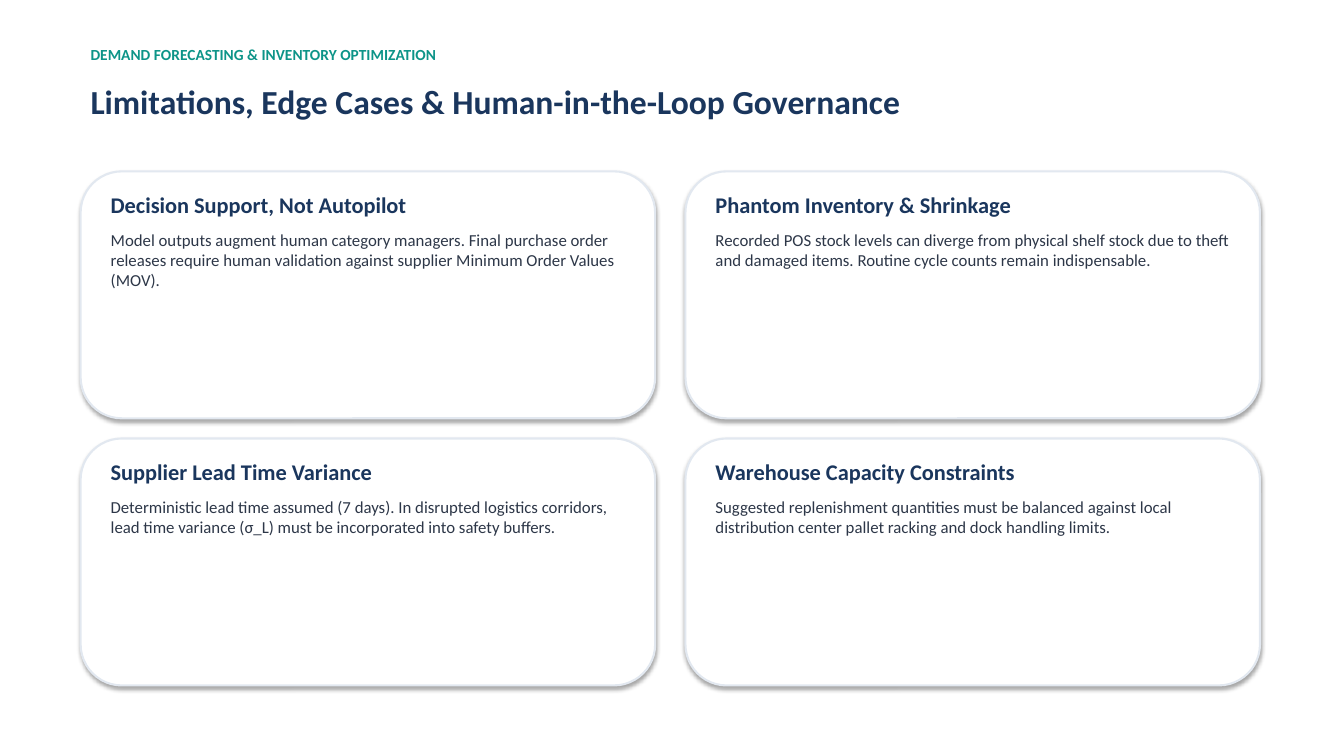
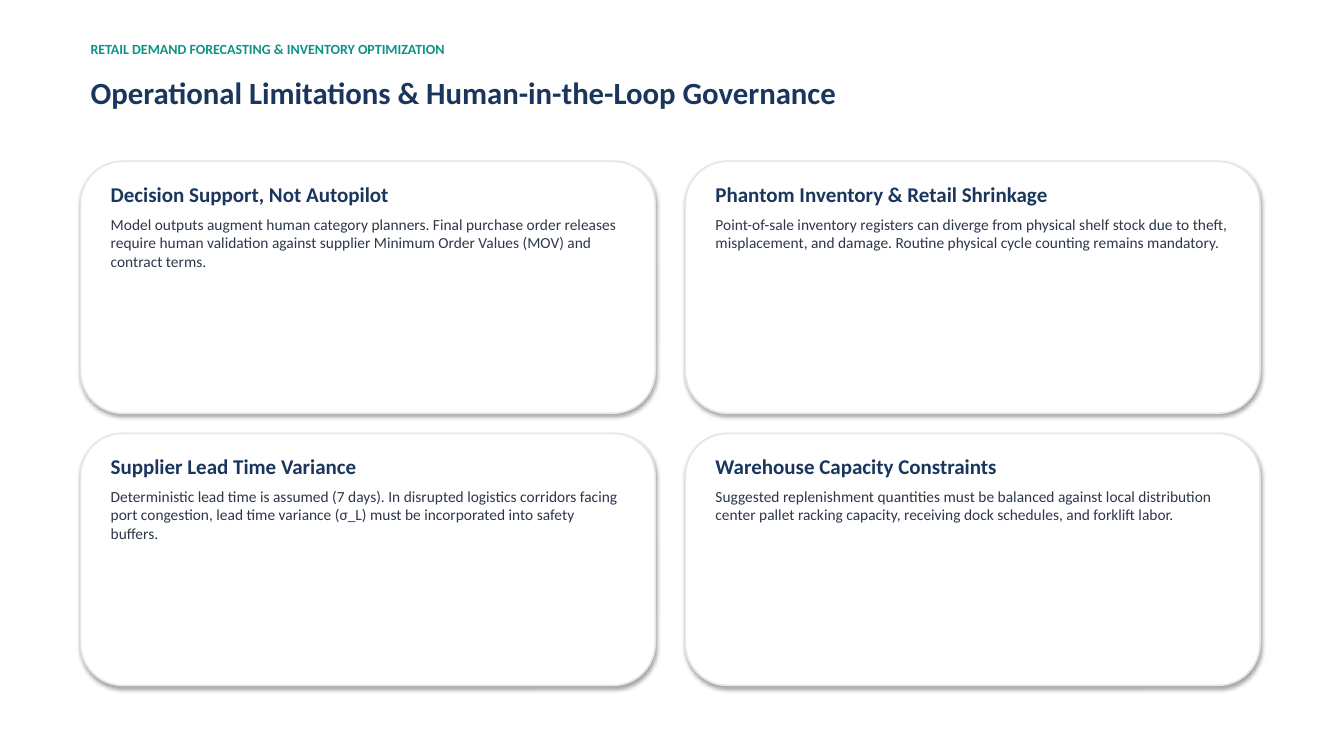
Before and after one commit to Pranav-2910/Demand-Forecasting-Inventory-Optimization-Using-Machine-Learning, a slide deck: slide 13 of Week 4/final_presentation.pptx (slide 11 before the commit). Drawn at 1344x756 pixels with LibreOffice and Linux fonts; fonts in the diff are those of the drawing. Boxes give left, top, right and bottom in pixels: in the first picture for what was removed or moved away, otherwise in the second. Text is boxed around its words. In the diff, an @@ line names an element or a change of style, - is before the commit and + after.

```diff
--- a/Week 4/final_presentation.pptx
+++ b/Week 4/final_presentation.pptx
@@ text at bbox=[91, 45, 445, 54]: text changed; size 11 to 10 pt @@
-DEMAND FORECASTING & INVENTORY OPTIMIZATION
+RETAIL DEMAND FORECASTING & INVENTORY OPTIMIZATION
@@ text at bbox=[91, 82, 836, 109]: text changed; size 24 to 22 pt @@
-Limitations, Edge Cases & Human-in-the-Loop Governance
+Operational Limitations & Human-in-the-Loop Governance
@@ rounded rectangle: place and size @@
-rounded rectangle at bbox=[81, 171, 655, 418]
+rounded rectangle at bbox=[81, 161, 655, 413]
@@ text "Decision Support, Not Autopilot": place and size @@
-text "Decision Support, Not Autopilot" at bbox=[111, 197, 614, 288]
+text "Decision Support, Not Autopilot" at bbox=[111, 187, 616, 267]
@@ outline #E2E8F0 1.5 pt to #E2E8F0 1.2 pt in 4 elements at bbox=[81, 434, 655, 686], bbox=[686, 434, 1260, 686], bbox=[81, 161, 655, 413], bbox=[686, 161, 1260, 413] @@
@@ rounded rectangle: place and size @@
-rounded rectangle at bbox=[686, 171, 1260, 418]
+rounded rectangle at bbox=[686, 161, 1260, 413]
@@ text at bbox=[111, 187, 388, 206]: size 16 to 15 pt in "Decision Support, Not Autopilot"; less space between paragraphs @@
@@ text at bbox=[715, 187, 1227, 251]: text changed; size 12 to 11 pt @@
-Phantom Inventory & Shrinkage
-Recorded POS stock levels can diverge from physical shelf stock due to theft and damaged items. Routine cycle counts remain indispensable.
+Phantom Inventory & Retail Shrinkage
+Point-of-sale inventory registers can diverge from physical shelf stock due to theft, misplacement, and damage. Routine physical cycle counting remains mandatory.
@@ text at bbox=[111, 219, 616, 267]: text changed; size 12 to 11 pt @@
-Model outputs augment human category managers. Final purchase order releases require human validation against supplier Minimum Order Values (MOV).
+Model outputs augment human category planners. Final purchase order releases require human validation against supplier Minimum Order Values (MOV) and contract terms.
@@ rounded rectangle: place and size @@
-rounded rectangle at bbox=[81, 439, 655, 686]
+rounded rectangle at bbox=[81, 434, 655, 686]
@@ rounded rectangle: place and size @@
-rounded rectangle at bbox=[686, 439, 1260, 686]
+rounded rectangle at bbox=[686, 434, 1260, 686]
@@ text at bbox=[111, 459, 356, 478]: size 16 to 15 pt in "Supplier Lead Time Variance"; less space between paragraphs @@
@@ text at bbox=[715, 459, 996, 478]: size 16 to 15 pt in "Warehouse Capacity Constraints"; less space between paragraphs @@
@@ text at bbox=[111, 491, 617, 539]: text changed; size 12 to 11 pt @@
-Deterministic lead time assumed (7 days). In disrupted logistics corridors, lead time variance (σ_L) must be incorporated into safety buffers.
+Deterministic lead time is assumed (7 days). In disrupted logistics corridors facing port congestion, lead time variance (σ_L) must be incorporated into safety buffers.
@@ text at bbox=[715, 491, 1211, 523]: text changed; size 12 to 11 pt @@
-Suggested replenishment quantities must be balanced against local distribution center pallet racking and dock handling limits.
+Suggested replenishment quantities must be balanced against local distribution center pallet racking capacity, receiving dock schedules, and forklift labor.
```
Also in this commit, not shown: 10 other slides changed, 3 slides added, 1 slide removed, 4 other files.
